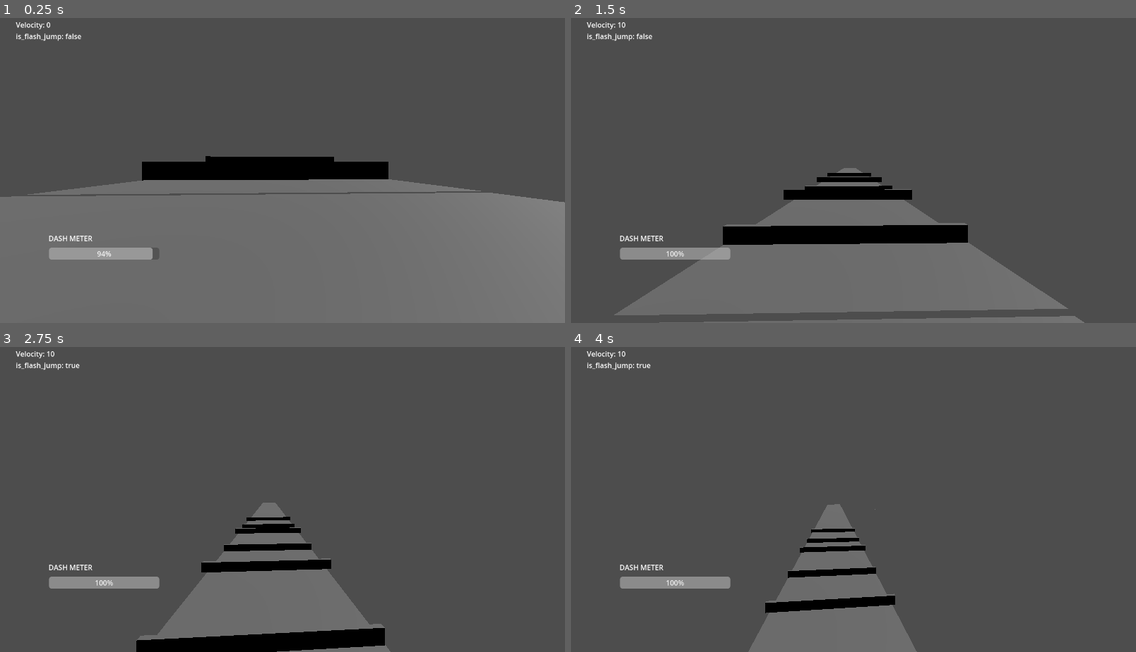
Above: before the commit, frames 1-4 (two rows, left to right).
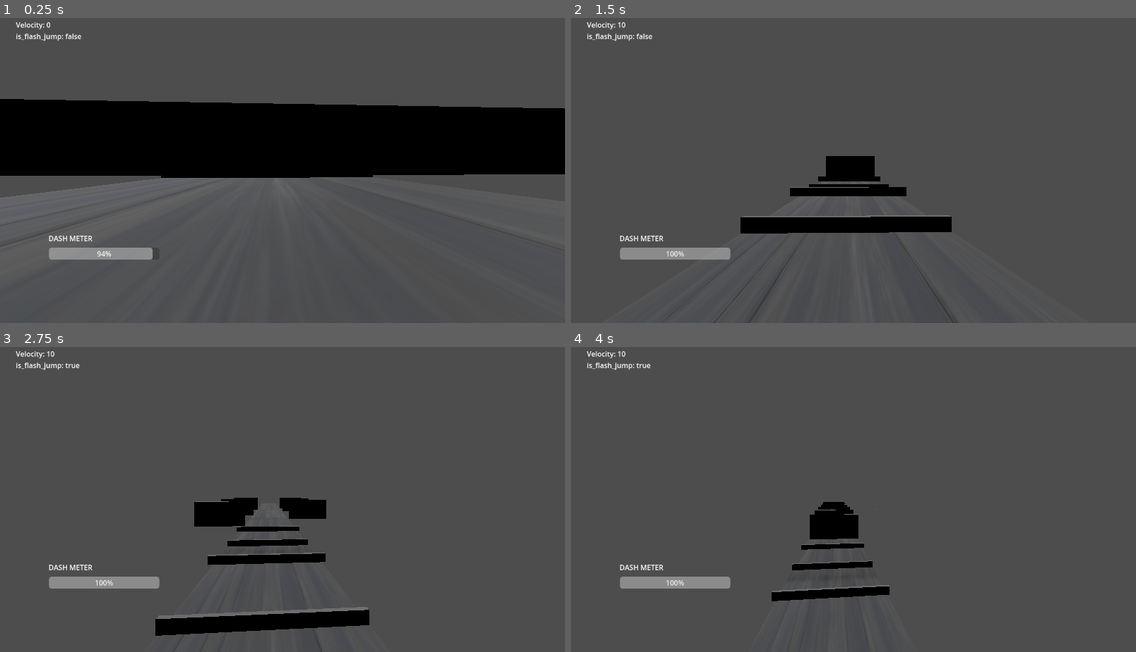
Above: after the commit, the same moments.

Repository: BeatMil/BeansRunner
Game: Godot game, scene res://scenes/stage01.tscn
Two runs of this game, one before a commit and one after it. Both use one fixed random seed, a clock stepped at 60 frames per second and the inputs below. The project has no main scene, so this scene is started directly.
Inputs (mouse positions are in pixels of both pictures, inside the frame that each line leads up to):
- Up to frame 1 (0.25 s): no input
- Up to frame 2 (1.5 s): tap Enter (ui_accept) at 0.5, 0.77 s; move the mouse to (881, 164) at 0.52 s; hold Q (float_up) from 0.53 s (still down); tap Ctrl (crouch) at 0.6 s; move the mouse to (825, 164) at 1.27 s; tap Shift (dash) at 1.35 s
- Up to frame 3 (2.75 s): keep holding Q (float_up); tap Enter (ui_accept) at 1.52 s; move the mouse to (293, 487) at 2.02 s; tap Ctrl (crouch) at 2.1 s
- Up to frame 4 (4 s): keep holding Q (float_up); move the mouse to (847, 499) at 2.77 s; tap Shift (dash) at 2.85 s; tap Enter (ui_accept) at 3.02, 3.77 s; move the mouse to (893, 496) at 3.52 s; tap Ctrl (crouch) at 3.6 s

The runs differ from the first frame. In frame 1, 55% of the frame differs, in the area x 0-100%, y 26-100%; in frame 2, 18%; in frame 3, 12%; in frame 4, 7.7%.

Commit message:
Add so many stuff that I forgot what they were...

Diff:
--- a/Player.tscn
+++ b/Player.tscn
@@ -1,7 +1,8 @@
-[gd_scene load_steps=12 format=3 uid="uid://dyj4k2qmjnvbp"]
-
-[ext_resource type="Script" path="res://CharacterBody3D.gd" id="1_rkk8e"]
-[ext_resource type="AudioStream" uid="uid://y1g75k8xv552" path="res://jump.wav" id="2_8al4e"]
+[gd_scene load_steps=15 format=3 uid="uid://cf5tjf413rmov"]
+
+[ext_resource type="Script" path="res://scripts/CharacterBody3D.gd" id="1_h6qok"]
+[ext_resource type="AudioStream" uid="uid://y1g75k8xv552" path="res://media/sfx/jump.wav" id="2_cqbtq"]
+[ext_resource type="AudioStream" uid="uid://dgtxsdpm5vr0h" path="res://media/sfx/dead.wav" id="3_fa07p"]
 
 [sub_resource type="CapsuleMesh" id="CapsuleMesh_bgwjk"]
 
@@ -23,7 +24,7 @@
 "clips": [{
 "end_offset": 0.0,
 "start_offset": 0.0,
-"stream": ExtResource("2_8al4e")
+"stream": ExtResource("2_cqbtq")
 }],
 "times": PackedFloat32Array(0)
 }
@@ -83,6 +84,42 @@
 "transitions": PackedFloat32Array(1),
 "update": 0,
 "values": [Vector3(0, 0, 0)]
+}
+tracks/4/type = "value"
+tracks/4/imported = false
+tracks/4/enabled = true
+tracks/4/path = NodePath("Area3D/CollisionShape3D:shape:height")
+tracks/4/interp = 1
+tracks/4/loop_wrap = true
+tracks/4/keys = {
+"times": PackedFloat32Array(0),
+"transitions": PackedFloat32Array(1),
+"update": 0,
+"values": [2.0]
+}
+tracks/5/type = "value"
+tracks/5/imported = false
+tracks/5/enabled = true
+tracks/5/path = NodePath("Area3D/CollisionShape3D:position")
+tracks/5/interp = 1
+tracks/5/loop_wrap = true
+tracks/5/keys = {
+"times": PackedFloat32Array(0),
+"transitions": PackedFloat32Array(1),
+"update": 0,
+"values": [Vector3(0, 0, 0)]
+}
+tracks/6/type = "value"
+tracks/6/imported = false
+tracks/6/enabled = true
+tracks/6/path = NodePath("Area3D/CollisionShape3D:shape:radius")
+tracks/6/interp = 1
+tracks/6/loop_wrap = true
+tracks/6/keys = {
+"times": PackedFloat32Array(0),
+"transitions": PackedFloat32Array(1),
+"update": 0,
+"values": [0.6]
 }
 
 [sub_resource type="Animation" id="Animation_07lca"]
@@ -136,6 +173,42 @@
 "update": 0,
 "values": [Vector3(0, 0, 0), Vector3(0, 0, 0.349066)]
 }
+tracks/4/type = "value"
+tracks/4/imported = false
+tracks/4/enabled = true
+tracks/4/path = NodePath("Area3D/CollisionShape3D:shape:height")
+tracks/4/interp = 1
+tracks/4/loop_wrap = true
+tracks/4/keys = {
+"times": PackedFloat32Array(0),
+"transitions": PackedFloat32Array(1),
+"update": 0,
+"values": [1.0]
+}
+tracks/5/type = "value"
+tracks/5/imported = false
+tracks/5/enabled = true
+tracks/5/path = NodePath("Area3D/CollisionShape3D:position")
+tracks/5/interp = 1
+tracks/5/loop_wrap = true
+tracks/5/keys = {
+"times": PackedFloat32Array(0),
+"transitions": PackedFloat32Array(1),
+"update": 0,
+"values": [Vector3(0, -0.5, 0)]
+}
+tracks/6/type = "value"
+tracks/6/imported = false
+tracks/6/enabled = true
+tracks/6/path = NodePath("Area3D/CollisionShape3D:shape:radius")
+tracks/6/interp = 1
+tracks/6/loop_wrap = true
+tracks/6/keys = {
+"times": PackedFloat32Array(0),
+"transitions": PackedFloat32Array(1),
+"update": 0,
+"values": [0.6]
+}
 
 [sub_resource type="Animation" id="Animation_5nmml"]
 resource_name = "uncrouch"
@@ -188,6 +261,42 @@
 "update": 0,
 "values": [Vector3(0, 0, 0.349066), Vector3(0, 0, 0)]
 }
+tracks/4/type = "value"
+tracks/4/imported = false
+tracks/4/enabled = true
+tracks/4/path = NodePath("Area3D/CollisionShape3D:position")
+tracks/4/interp = 1
+tracks/4/loop_wrap = true
+tracks/4/keys = {
+"times": PackedFloat32Array(0),
+"transitions": PackedFloat32Array(1),
+"update": 0,
+"values": [Vector3(0, 0, 0)]
+}
+tracks/5/type = "value"
+tracks/5/imported = false
+tracks/5/enabled = true
+tracks/5/path = NodePath("Area3D/CollisionShape3D:shape:height")
+tracks/5/interp = 1
+tracks/5/loop_wrap = true
+tracks/5/keys = {
+"times": PackedFloat32Array(0),
+"transitions": PackedFloat32Array(1),
+"update": 0,
+"values": [2.0]
+}
+tracks/6/type = "value"
+tracks/6/imported = false
+tracks/6/enabled = true
+tracks/6/path = NodePath("Area3D/CollisionShape3D:shape:radius")
+tracks/6/interp = 1
+tracks/6/loop_wrap = true
+tracks/6/keys = {
+"times": PackedFloat32Array(0),
+"transitions": PackedFloat32Array(1),
+"update": 0,
+"values": [0.6]
+}
 
 [sub_resource type="AnimationLibrary" id="AnimationLibrary_5oobs"]
 _data = {
@@ -196,15 +305,40 @@
 "uncrouch": SubResource("Animation_5nmml")
 }
 
+[sub_resource type="Animation" id="Animation_8tkfb"]
+resource_name = "hit_wall"
+length = 0.2
+tracks/0/type = "audio"
+tracks/0/imported = false
+tracks/0/enabled = true
+tracks/0/path = NodePath("SoundPlayer2/AudioStreamPlayer3D")
+tracks/0/interp = 1
+tracks/0/loop_wrap = true
+tracks/0/keys = {
+"clips": [{
+"end_offset": 0.0,
+"start_offset": 0.0,
+"stream": ExtResource("3_fa07p")
+}],
+"times": PackedFloat32Array(0)
+}
+tracks/0/use_blend = true
+
+[sub_resource type="AnimationLibrary" id="AnimationLibrary_d1gns"]
+_data = {
+"hit_wall": SubResource("Animation_8tkfb")
+}
+
 [node name="CharacterBody3D" type="CharacterBody3D"]
 transform = Transform3D(-0.950927, 0, 0.309415, 0, 1, 0, -0.309415, 0, -0.950927, 0, 0, 0)
-script = ExtResource("1_rkk8e")
+script = ExtResource("1_h6qok")
 
 [node name="MeshInstance3D" type="MeshInstance3D" parent="."]
 mesh = SubResource("CapsuleMesh_bgwjk")
 
 [node name="CollisionShape3D" type="CollisionShape3D" parent="."]
 transform = Transform3D(1, 0, -5.96046e-08, 0, 1, 0, 5.96046e-08, 0, 1, 0, 0, 0)
+visible = false
 shape = SubResource("CapsuleShape3D_gpljw")
 
 [node name="head" type="Node3D" parent="."]
@@ -214,9 +348,10 @@
 fov = 80.0
 
 [node name="Area3D" type="Area3D" parent="."]
-transform = Transform3D(1, 0, -2.98023e-08, 0, 1, 0, 2.98023e-08, 0, 1, 0, 0, 0)
+transform = Transform3D(1, 0, -8.9407e-08, 0, 1, 0, 8.9407e-08, 0, 1, 0, 0, 0)
 
 [node name="CollisionShape3D" type="CollisionShape3D" parent="Area3D"]
+transform = Transform3D(1, 0, 0, 0, 1, 0, 0, 0, 1, 0, 0, 0)
 shape = SubResource("CapsuleShape3D_gtfmq")
 
 [node name="CanvasLayer" type="CanvasLayer" parent="."]
@@ -280,6 +415,13 @@
 "": SubResource("AnimationLibrary_5oobs")
 }
 
+[node name="SoundPlayer2" type="AnimationPlayer" parent="."]
+libraries = {
+"": SubResource("AnimationLibrary_d1gns")
+}
+
+[node name="AudioStreamPlayer3D" type="AudioStreamPlayer" parent="SoundPlayer2"]
+
 [connection signal="body_entered" from="Area3D" to="." method="_on_area_3d_body_entered"]
 [connection signal="timeout" from="CanvasLayer/DashRefillTimer" to="." method="_on_dash_refill_timer_timeout"]
 [connection signal="timeout" from="FlashJumpTimer" to="." method="_on_flash_jump_timer_timeout"]
--- a/node_3d.tscn
+++ b/node_3d.tscn
@@ -1,7 +1,7 @@
 [gd_scene load_steps=19 format=3 uid="uid://dne5ykg73if6u"]
 
-[ext_resource type="Script" path="res://node_3d.gd" id="1_rs3km"]
-[ext_resource type="PackedScene" uid="uid://dyj4k2qmjnvbp" path="res://Player.tscn" id="3_7isqi"]
+[ext_resource type="Script" path="res://scripts/node_3d.gd" id="1_rs3km"]
+[ext_resource type="PackedScene" uid="uid://cf5tjf413rmov" path="res://Player.tscn" id="3_7isqi"]
 
 [sub_resource type="StandardMaterial3D" id="StandardMaterial3D_0hytl"]
 cull_mode = 2
--- /dev/null
+++ b/nodes/moving_wall.tscn
@@ -0,0 +1,60 @@
+[gd_scene load_steps=6 format=3 uid="uid://ctvnvdkyaofbx"]
+
+[sub_resource type="BoxShape3D" id="BoxShape3D_q0bkb"]
+size = Vector3(2, 20, 40)
+
+[sub_resource type="BoxMesh" id="BoxMesh_1te8l"]
+size = Vector3(2, 20, 40)
+
+[sub_resource type="Animation" id="Animation_tynvv"]
+resource_name = "moving"
+length = 3.0
+loop_mode = 1
+tracks/0/type = "value"
+tracks/0/imported = false
+tracks/0/enabled = true
+tracks/0/path = NodePath("CollisionShape3D:position")
+tracks/0/interp = 1
+tracks/0/loop_wrap = true
+tracks/0/keys = {
+"times": PackedFloat32Array(0, 1, 1.5, 2.5),
+"transitions": PackedFloat32Array(-2, 1, 1, -2),
+"update": 0,
+"values": [Vector3(0, 0, 0), Vector3(0, 0, 40), Vector3(0, 0, 40), Vector3(0, 0, 0)]
+}
+
+[sub_resource type="Animation" id="Animation_sap0h"]
+length = 0.001
+tracks/0/type = "value"
+tracks/0/imported = false
+tracks/0/enabled = true
+tracks/0/path = NodePath("CollisionShape3D:position")
+tracks/0/interp = 1
+tracks/0/loop_wrap = true
+tracks/0/keys = {
+"times": PackedFloat32Array(0),
+"transitions": PackedFloat32Array(1),
+"update": 0,
+"values": [Vector3(0, 0, 0)]
+}
+
+[sub_resource type="AnimationLibrary" id="AnimationLibrary_l8us2"]
+_data = {
+"RESET": SubResource("Animation_sap0h"),
+"moving": SubResource("Animation_tynvv")
+}
+
+[node name="MovingWall" type="StaticBody3D" groups=["wall"]]
+
+[node name="CollisionShape3D" type="CollisionShape3D" parent="."]
+shape = SubResource("BoxShape3D_q0bkb")
+
+[node name="MeshInstance3D" type="MeshInstance3D" parent="CollisionShape3D"]
+mesh = SubResource("BoxMesh_1te8l")
+skeleton = NodePath("../..")
+
+[node name="AnimationPlayer" type="AnimationPlayer" parent="."]
+autoplay = "moving"
+libraries = {
+"": SubResource("AnimationLibrary_l8us2")
+}
--- a/scenes/stage01.tscn
+++ b/scenes/stage01.tscn
@@ -1,6 +1,8 @@
-[gd_scene load_steps=11 format=3 uid="uid://bwwscdkeq574o"]
-
-[ext_resource type="PackedScene" uid="uid://dyj4k2qmjnvbp" path="res://Player.tscn" id="1_pjvnp"]
+[gd_scene load_steps=14 format=3 uid="uid://bwwscdkeq574o"]
+
+[ext_resource type="PackedScene" uid="uid://cf5tjf413rmov" path="res://Player.tscn" id="1_pjvnp"]
+[ext_resource type="Texture2D" uid="uid://b58bsyybtfgv4" path="res://Metal_Panels_009_basecolor.jpg" id="3_054f7"]
+[ext_resource type="PackedScene" uid="uid://ctvnvdkyaofbx" path="res://nodes/moving_wall.tscn" id="3_k01xf"]
 [ext_resource type="PackedScene" uid="uid://xf44hns877ro" path="res://scenes/apple_2.tscn" id="5_spaby"]
 [ext_resource type="PackedScene" uid="uid://biyernk45pq7j" path="res://small_tile.tscn" id="7_flinb"]
 
@@ -10,7 +12,11 @@
 [sub_resource type="BoxShape3D" id="BoxShape3D_mvtcm"]
 size = Vector3(1, 3, 40)
 
+[sub_resource type="StandardMaterial3D" id="StandardMaterial3D_0r8pv"]
+albedo_texture = ExtResource("3_054f7")
+
 [sub_resource type="PlaneMesh" id="PlaneMesh_eqg3u"]
+material = SubResource("StandardMaterial3D_0r8pv")
 size = Vector2(40, 600)
 
 [sub_resource type="BoxShape3D" id="BoxShape3D_6ajli"]
@@ -27,7 +33,7 @@
 [node name="stage01" type="Node3D"]
 
 [node name="CharacterBody3D" parent="." instance=ExtResource("1_pjvnp")]
-transform = Transform3D(-0.052754, 0, -0.998608, 0, 1, 0, 0.998608, 0, -0.052754, 4.17217, 1.58671, -21.2707)
+transform = Transform3D(-0.052754, 0, -0.998608, 0, 1, 0, 0.998608, 0, -0.052754, 55.1722, 1.58671, -21.2707)
 
 [node name="DirectionalLight3D" type="DirectionalLight3D" parent="."]
 transform = Transform3D(1, 0, 0, 0, 0.864784, 0.502145, 0, -0.502145, 0.864784, 0, 4.71437, 11.7988)
@@ -43,6 +49,7 @@
 
 [node name="Obstacle01" type="StaticBody3D" parent="Obs" groups=["wall"]]
 transform = Transform3D(1, 0, 0, 0, 1, 0, 0, 0, 1, 12, -4.56914, -4)
+metadata/_edit_group_ = true
 
 [node name="MeshInstance3D" type="MeshInstance3D" parent="Obs/Obstacle01"]
 mesh = SubResource("BoxMesh_rp2ab")
@@ -50,8 +57,8 @@
 [node name="CollisionShape3D" type="CollisionShape3D" parent="Obs/Obstacle01"]
 shape = SubResource("BoxShape3D_mvtcm")
 
-[node name="Obstacle02" type="StaticBody3D" parent="Obs"]
-transform = Transform3D(1, 0, 0, 0, 1, 0, 0, 0, 1, 40, -2.56914, -4)
+[node name="Obstacle02" type="StaticBody3D" parent="Obs" groups=["wall"]]
+transform = Transform3D(1, 0, 0, 0, 1, 0, 0, 0, 1, 40, -2.5, -4)
 metadata/_edit_group_ = true
 
 [node name="MeshInstance3D" type="MeshInstance3D" parent="Obs/Obstacle02"]
@@ -60,8 +67,8 @@
 [node name="CollisionShape3D" type="CollisionShape3D" parent="Obs/Obstacle02"]
 shape = SubResource("BoxShape3D_mvtcm")
 
-[node name="Obstacle04" type="StaticBody3D" parent="Obs"]
-transform = Transform3D(1, 0, 0, 0, 1, 0, 0, 0, 1, 97.6752, -2.56914, -4)
+[node name="Obstacle04" type="StaticBody3D" parent="Obs" groups=["wall"]]
+transform = Transform3D(1, 0, 0, 0, 1, 0, 0, 0, 1, 97, -2.5, -4)
 metadata/_edit_group_ = true
 
 [node name="MeshInstance3D" type="MeshInstance3D" parent="Obs/Obstacle04"]
@@ -70,8 +77,8 @@
 [node name="CollisionShape3D" type="CollisionShape3D" parent="Obs/Obstacle04"]
 shape = SubResource("BoxShape3D_mvtcm")
 
-[node name="Obstacle06" type="StaticBody3D" parent="Obs"]
-transform = Transform3D(1, 0, 0, 0, 1, 0, 0, 0, 1, 154.675, -2.56914, -4)
+[node name="Obstacle06" type="StaticBody3D" parent="Obs" groups=["wall"]]
+transform = Transform3D(1, 0, 0, 0, 1, 0, 0, 0, 1, 154, -2.5, -4)
 metadata/_edit_group_ = true
 
 [node name="MeshInstance3D" type="MeshInstance3D" parent="Obs/Obstacle06"]
@@ -80,8 +87,9 @@
 [node name="CollisionShape3D" type="CollisionShape3D" parent="Obs/Obstacle06"]
 shape = SubResource("BoxShape3D_mvtcm")
 
-[node name="Obstacle03" type="StaticBody3D" parent="Obs"]
+[node name="Obstacle03" type="StaticBody3D" parent="Obs" groups=["wall"]]
 transform = Transform3D(1, 0, 0, 0, 1, 0, 0, 0, 1, 68, -4.56914, -4)
+metadata/_edit_group_ = true
 
 [node name="MeshInstance3D" type="MeshInstance3D" parent="Obs/Obstacle03"]
 mesh = SubResource("BoxMesh_rp2ab")
@@ -89,8 +97,9 @@
 [node name="CollisionShape3D" type="CollisionShape3D" parent="Obs/Obstacle03"]
 shape = SubResource("BoxShape3D_mvtcm")
 
-[node name="Obstacle05" type="StaticBody3D" parent="Obs"]
+[node name="Obstacle05" type="StaticBody3D" parent="Obs" groups=["wall"]]
 transform = Transform3D(1, 0, 0, 0, 1, 0, 0, 0, 1, 127, -4.56914, -4)
+metadata/_edit_group_ = true
 
 [node name="MeshInstance3D" type="MeshInstance3D" parent="Obs/Obstacle05"]
 mesh = SubResource("BoxMesh_rp2ab")
@@ -198,3 +207,23 @@
 [node name="CollisionShape3D" type="CollisionShape3D" parent="Map/floor8"]
 transform = Transform3D(1, 0, 0, 0, 1, 0, 0, 0, 1, 0, -0.5, 0)
 shape = SubResource("BoxShape3D_hwuu1")
+
+[node name="MovingWalls" type="Node3D" parent="."]
+
+[node name="MovingWall" parent="MovingWalls" instance=ExtResource("3_k01xf")]
+transform = Transform3D(1, 0, 0, 0, 1, 0, 0, 0, 1, 212, 10, -61)
+
+[node name="MovingWall2" parent="MovingWalls" instance=ExtResource("3_k01xf")]
+transform = Transform3D(1, 0, 0, 0, 1, 0, 0, 0, 1, 294.542, 10, -61)
+
+[node name="MovingWall3" parent="MovingWalls" instance=ExtResource("3_k01xf")]
+transform = Transform3D(1, 0, 0, 0, 1, 0, 0, 0, 1, 383.375, 10, -61)
+
+[node name="MovingWall4" parent="MovingWalls" instance=ExtResource("3_k01xf")]
+transform = Transform3D(-1, 0, -8.74228e-08, 0, 1, 0, 8.74228e-08, 0, -1, 253.375, 10, 19)
+
+[node name="MovingWall5" parent="MovingWalls" instance=ExtResource("3_k01xf")]
+transform = Transform3D(-1, 0, -8.74228e-08, 0, 1, 0, 8.74228e-08, 0, -1, 345.036, 10, 19)
+
+[node name="MovingWall6" parent="MovingWalls" instance=ExtResource("3_k01xf")]
+transform = Transform3D(-1, 0, -8.74228e-08, 0, 1, 0, 8.74228e-08, 0, -1, 417.994, 10, 19)
--- a/CharacterBody3D.gd
+++ b/scripts/CharacterBody3D.gd
@@ -151,6 +151,7 @@
 		push(50)
 		is_stunned = true
 		$StunnedTimer.start()
+		$SoundPlayer2.play("hit_wall")
 
 
 func _on_stunned_timer_timeout():
Binary file added: Metal_Panels_009_basecolor.jpg
Not shown, added: Metal_Panels_009_basecolor.jpg.import
Not shown, changed: media/sfx/dead.wav.import
Not shown, added: media/sfx/jump.wav.import
Renamed: node_3d.gd -> scripts/node_3d.gd
Not shown, added: media/sfx/dead.wav
Not shown, added: media/sfx/jump.wav
